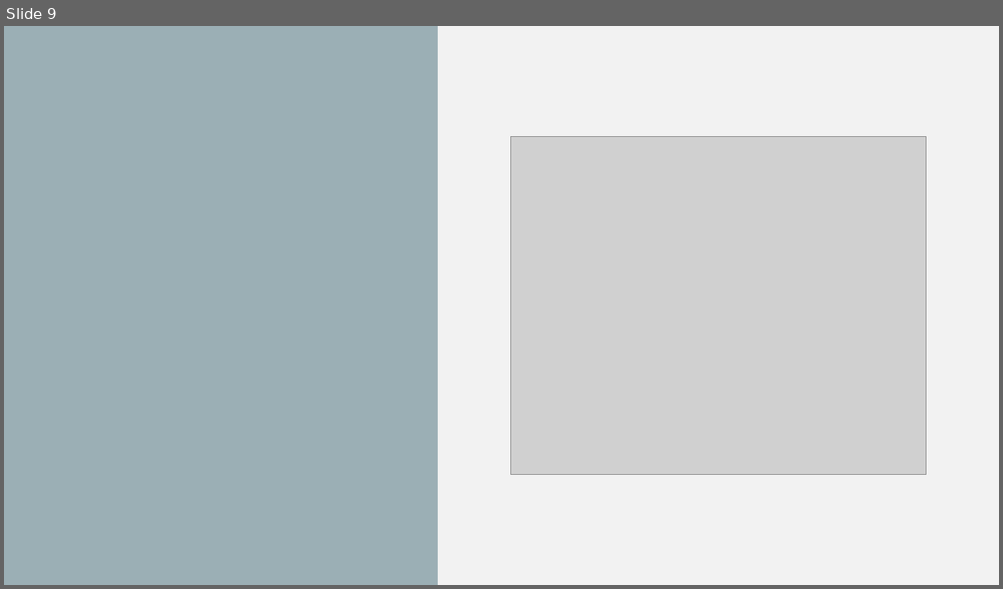
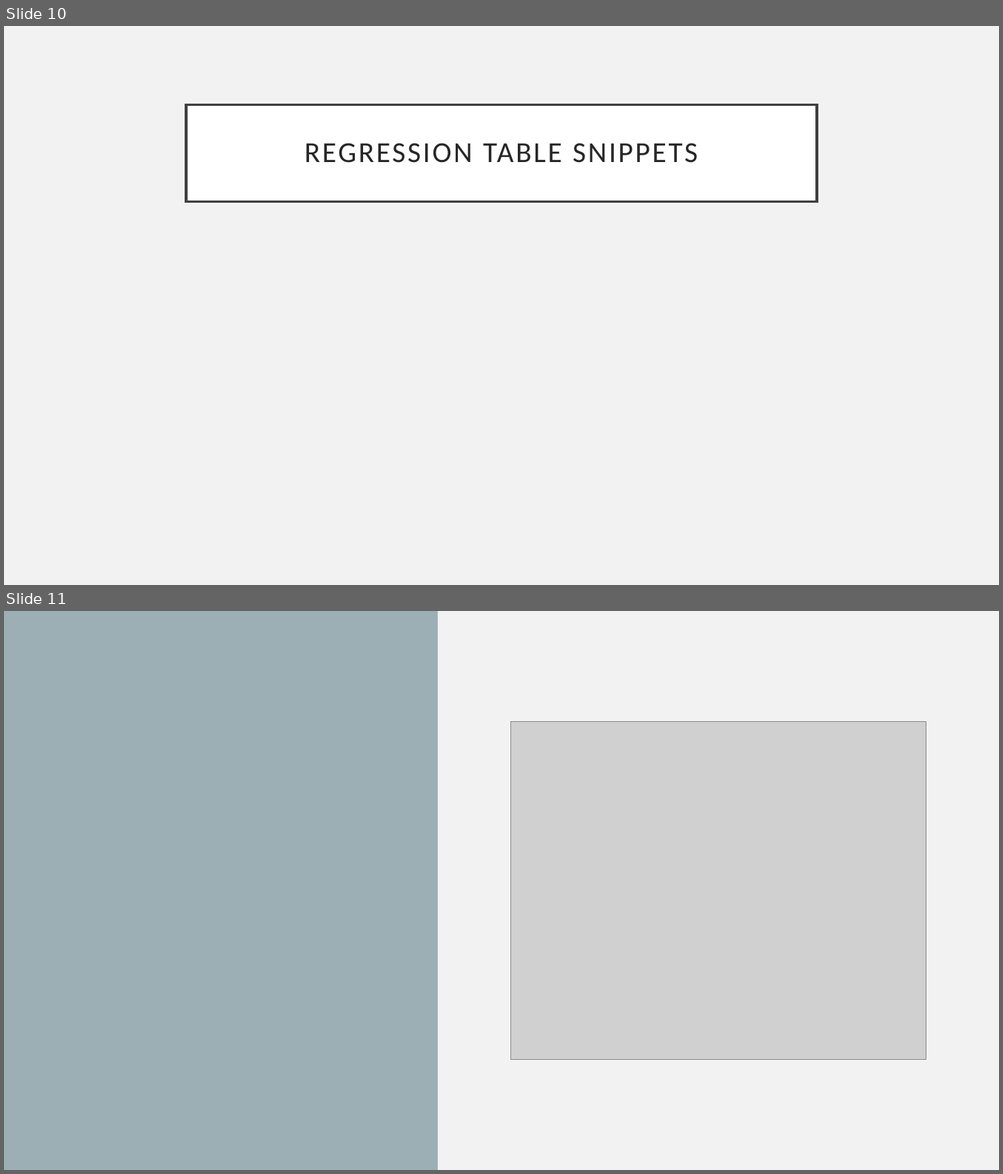
Before and after one commit to cfcooper/maize, a slide deck: maize presentation.pptx. Shown one above the other, each under a label of ours: slide 9 before the commit, slides 10 and 11 after it. The pictures are 1003x589 and 1003x1174 pixels, drawn with LibreOffice and Linux fonts; fonts in the diff are those of the drawing; grey boxes stand for pictures. Boxes give left, top, right and bottom in pixels: in the first picture for what was removed or moved away, otherwise in the second. Text is boxed around its words. In the diff, an @@ line names an element or a change of style, - is before the commit and + after.

```diff
--- a/maize presentation.pptx
+++ b/maize presentation.pptx
@@ slide 10 added at bbox=[4, 26, 999, 585], background #F2F2F2 @@
@@ title added at bbox=[186, 104, 817, 201], fill #FFFFFF, outline #404040 2.5 pt, 28 pt, text #262626 @@
+REGRESSION TABLE SNIPPETS
@@ what was slide 9 is now slide 11 @@
```
Also in this commit, not shown: 2 slides changed, 3 other slides added.
